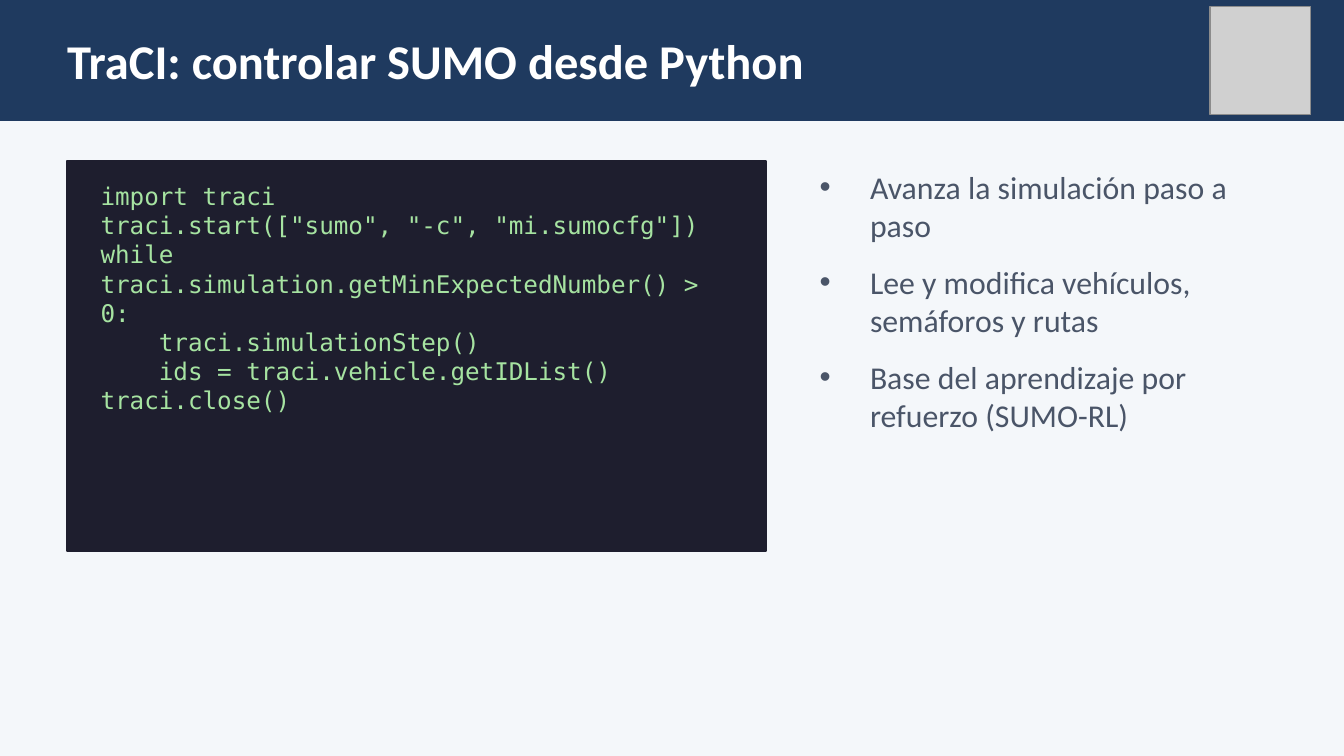
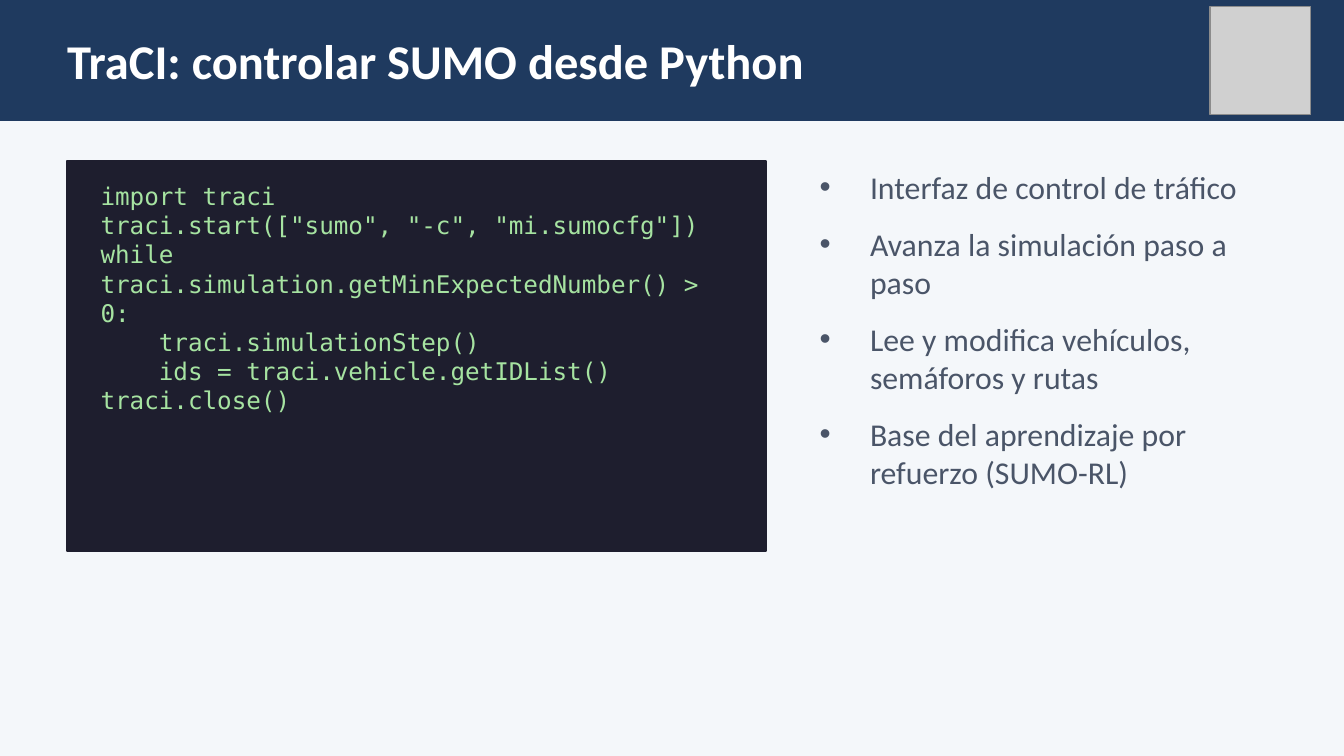
Before and after one commit to owsei/SUMO_presentacion, a slide deck: slide 15 of Presentacion_SUMO.pptx (slide 14 before the commit). Drawn at 1344x756 pixels with LibreOffice and Linux fonts; fonts in the diff are those of the drawing; grey boxes stand for pictures. Boxes give left, top, right and bottom in pixels: in the first picture for what was removed or moved away, otherwise in the second. Text is boxed around its words. In the diff, an @@ line names an element or a change of style, - is before the commit and + after.

```diff
--- a/Presentacion_SUMO.pptx
+++ b/Presentacion_SUMO.pptx
@@ text at bbox=[870, 177, 1237, 199]: paragraph added @@
+• Interfaz de control de tráfico
```
Also in this commit, not shown: 9 other slides changed, 2 slides added, 1 slide removed.
